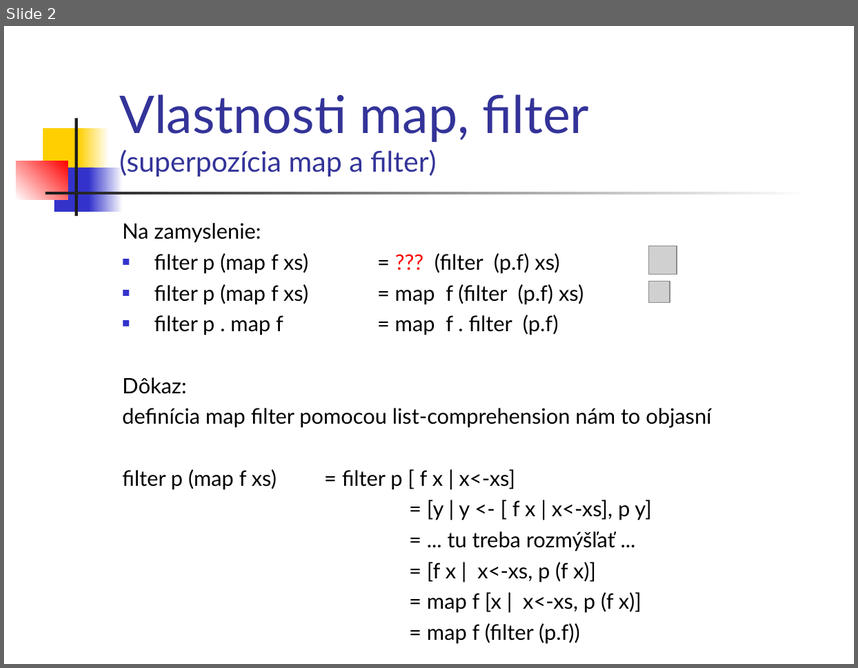
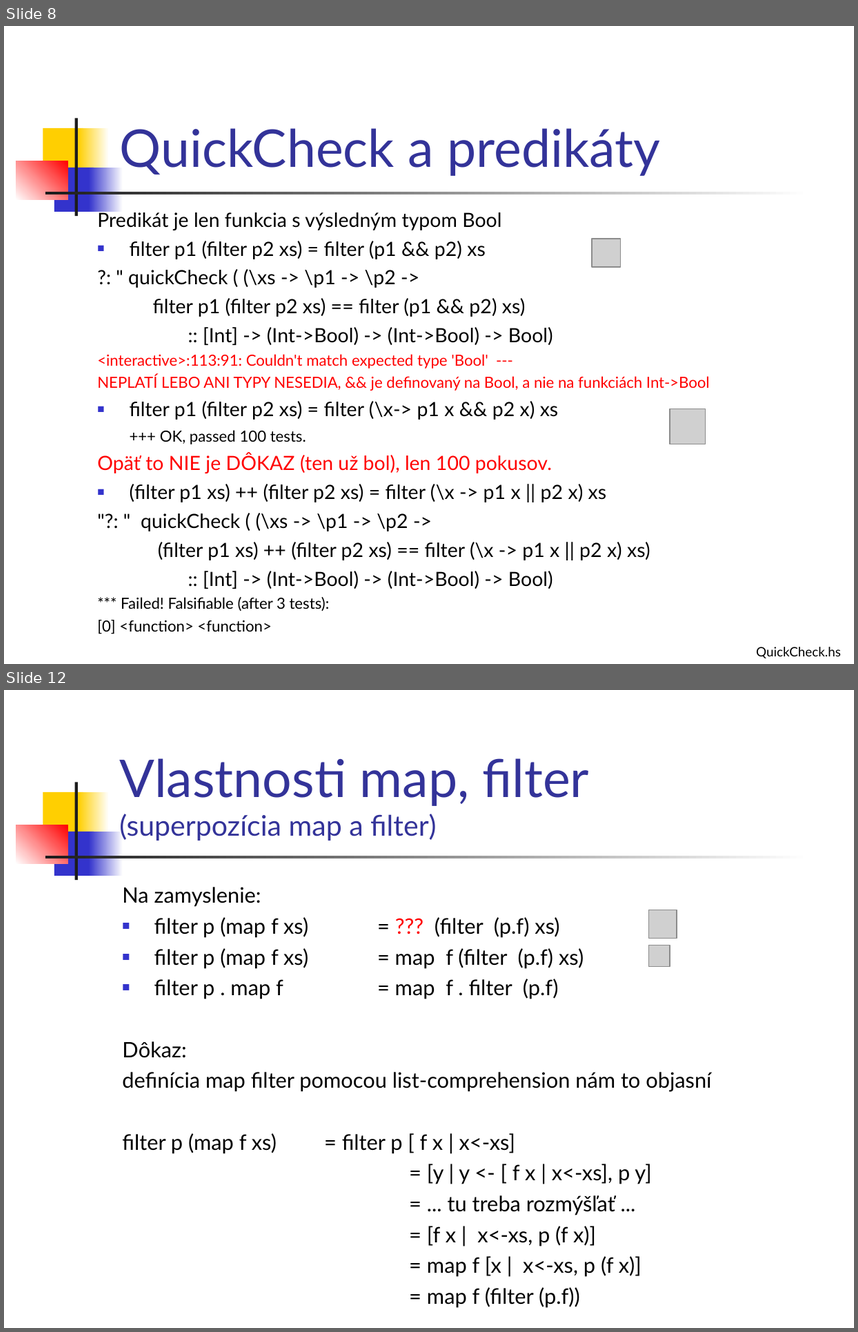
Before and after one commit to Funkcionalne/Prednasky, a slide deck: 03/03_fpro.ppt. Shown one above the other, each under a label of ours: slide 2 before the commit, slides 8 and 12 after it; the slides between them are not shown. The pictures are 858x668 and 858x1332 pixels, drawn with LibreOffice and Linux fonts; fonts in the diff are those of the drawing; grey boxes stand for pictures. Boxes give left, top, right and bottom in pixels: in the first picture for what was removed or moved away, otherwise in the second. Text is boxed around its words. In the diff, an @@ line names an element or a change of style, - is before the commit and + after.

```diff
--- a/03/03_fpro.ppt
+++ b/03/03_fpro.ppt
@@ slide 8 added at [4, 26, 854, 664], background #FFFFFF; not listed: 7 template elements that a slide beside it also shows @@
@@ title added at [119, 128, 660, 176], 44 pt, text #333399 @@
+QuickCheck a predikáty
@@ text added at [97, 210, 710, 634], 16.6 pt, text #000000 @@
+Predikát je len funkcia s výsledným typom Bool
+■ filter p1 (filter p2 xs) = filter (p1 && p2) xs
+?: " quickCheck ( (\xs -> \p1 -> \p2 ->
+filter p1 (filter p2 xs) == filter (p1 && p2) xs)
+:: [Int] -> (Int->Bool) -> (Int->Bool) -> Bool)
+<interactive>:113:91: Couldn't match expected type 'Bool' ---
+NEPLATÍ LEBO ANI TYPY NESEDIA, && je definovaný na Bool, a nie na funkciách Int->Bool
+■ filter p1 (filter p2 xs) = filter (\x-> p1 x && p2 x) xs
++++ OK, passed 100 tests.
+Opäť to NIE je DÔKAZ (ten už bol), len 100 pokusov.
+■ (filter p1 xs) ++ (filter p2 xs) = filter (\x -> p1 x || p2 x) xs
+"?: " quickCheck ( (\xs -> \p1 -> \p2 ->
+(filter p1 xs) ++ (filter p2 xs) == filter (\x -> p1 x || p2 x) xs)
+:: [Int] -> (Int->Bool) -> (Int->Bool) -> Bool)
+*** Failed! Falsifiable (after 3 tests):
+[0] <function> <function>
@@ picture added at [593, 239, 620, 267] @@
@@ picture added at [670, 408, 705, 444] @@
@@ text added at [756, 646, 841, 658], 11 pt, text #000000 @@
+QuickCheck.hs
@@ what was slide 2 is now slide 12 @@
```
Also in this commit, not shown: 1 slide changed, 9 other slides added, 2 other files.
